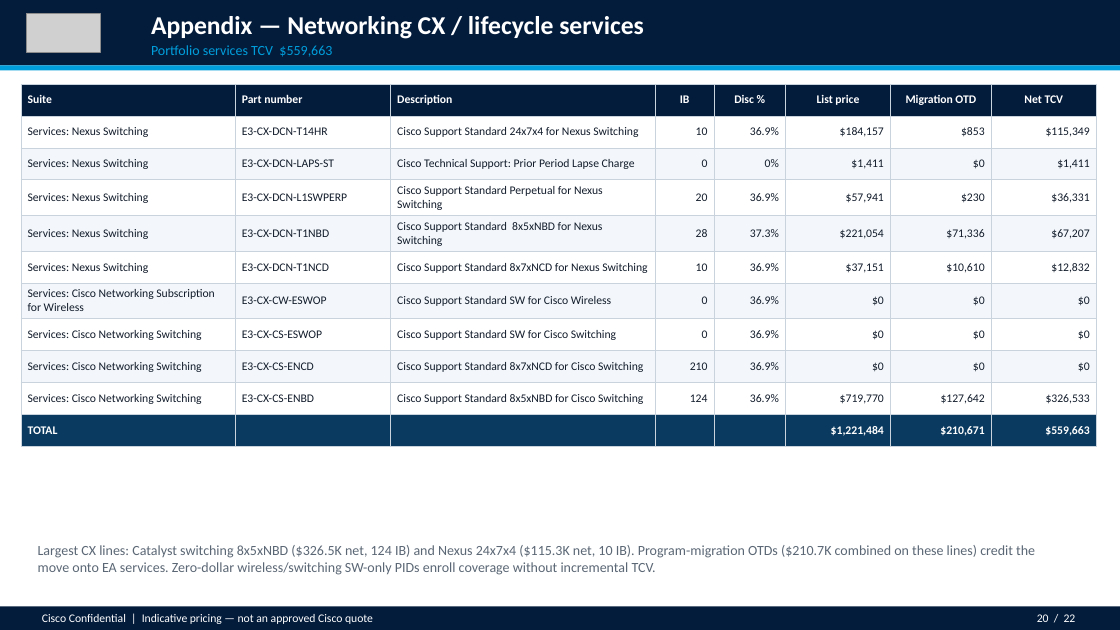
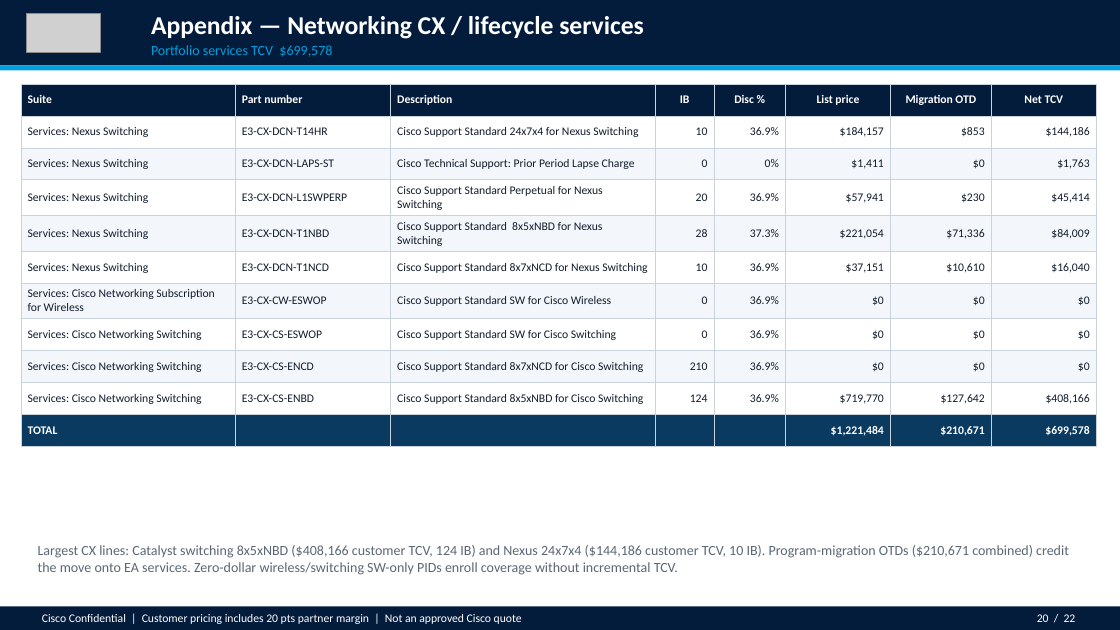
Before and after one commit to chchilds/cxvx, a slide deck: slide 20 of ea-proposal/HALLMARK_CARDS_INCORPORATED_Enterprise_Agreement_Proposal.pptx. Drawn at 1120x630 pixels with LibreOffice and Linux fonts; fonts in the diff are those of the drawing; grey boxes stand for pictures. Boxes give left, top, right and bottom in pixels: in the first picture for what was removed or moved away, otherwise in the second. Text is boxed around its words. In the diff, an @@ line names an element or a change of style, - is before the commit and + after.

```diff
--- a/ea-proposal/HALLMARK_CARDS_INCORPORATED_Enterprise_Agreement_Proposal.pptx
+++ b/ea-proposal/HALLMARK_CARDS_INCORPORATED_Enterprise_Agreement_Proposal.pptx
@@ text at <box>151,45,332,57</box>: text changed @@
-Portfolio services TCV $559,663
+Portfolio services TCV $699,578
@@ table at <box>21,84,1096,440</box> @@
-row 2, column 8: $115,349
+row 2, column 8: $144,186
-row 3, column 8: $1,411
+row 3, column 8: $1,763
-row 4, column 8: $36,331
+row 4, column 8: $45,414
-row 5, column 8: $67,207
+row 5, column 8: $84,009
-row 6, column 8: $12,832
+row 6, column 8: $16,040
-row 10, column 8: $326,533
+row 10, column 8: $408,166
-row 11, column 8: $559,663
+row 11, column 8: $699,578
@@ text at <box>38,545,1069,575</box>: text changed @@
-Largest CX lines: Catalyst switching 8x5xNBD ($326.5K net, 124 IB) and Nexus 24x7x4 ($115.3K net, 10 IB). Program-migration OTDs ($210.7K combined on these lines) credit the move onto EA services. Zero-dollar wireless/switching SW-only PIDs enroll coverage without incremental TCV.
+Largest CX lines: Catalyst switching 8x5xNBD ($408,166 customer TCV, 124 IB) and Nexus 24x7x4 ($144,186 customer TCV, 10 IB). Program-migration OTDs ($210,671 combined) credit the move onto EA services. Zero-dollar wireless/switching SW-only PIDs enroll coverage without incremental TCV.
@@ text at <box>42,614,522,624</box>: text changed @@
-Cisco Confidential | Indicative pricing — not an approved Cisco quote
+Cisco Confidential | Customer pricing includes 20 pts partner margin | Not an approved Cisco quote
```
Also in this commit, not shown: 20 other slides changed, 4 other files.
